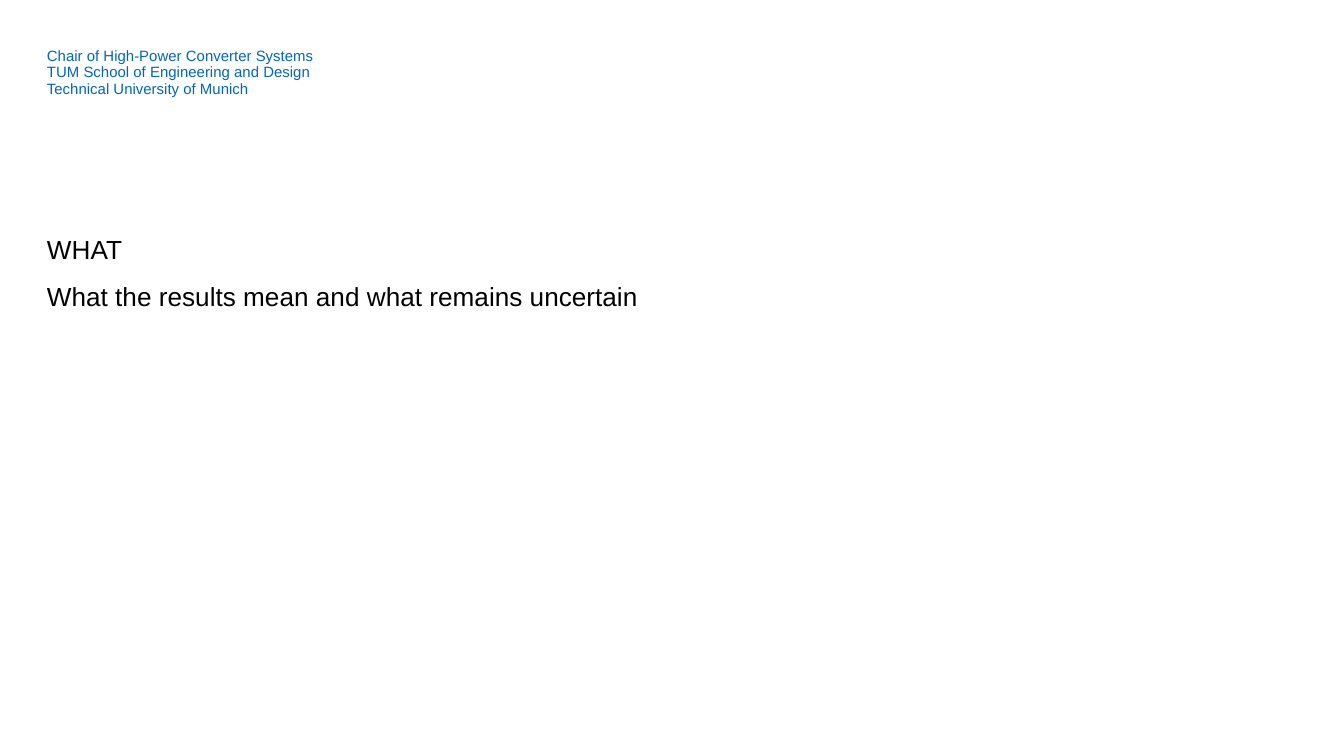
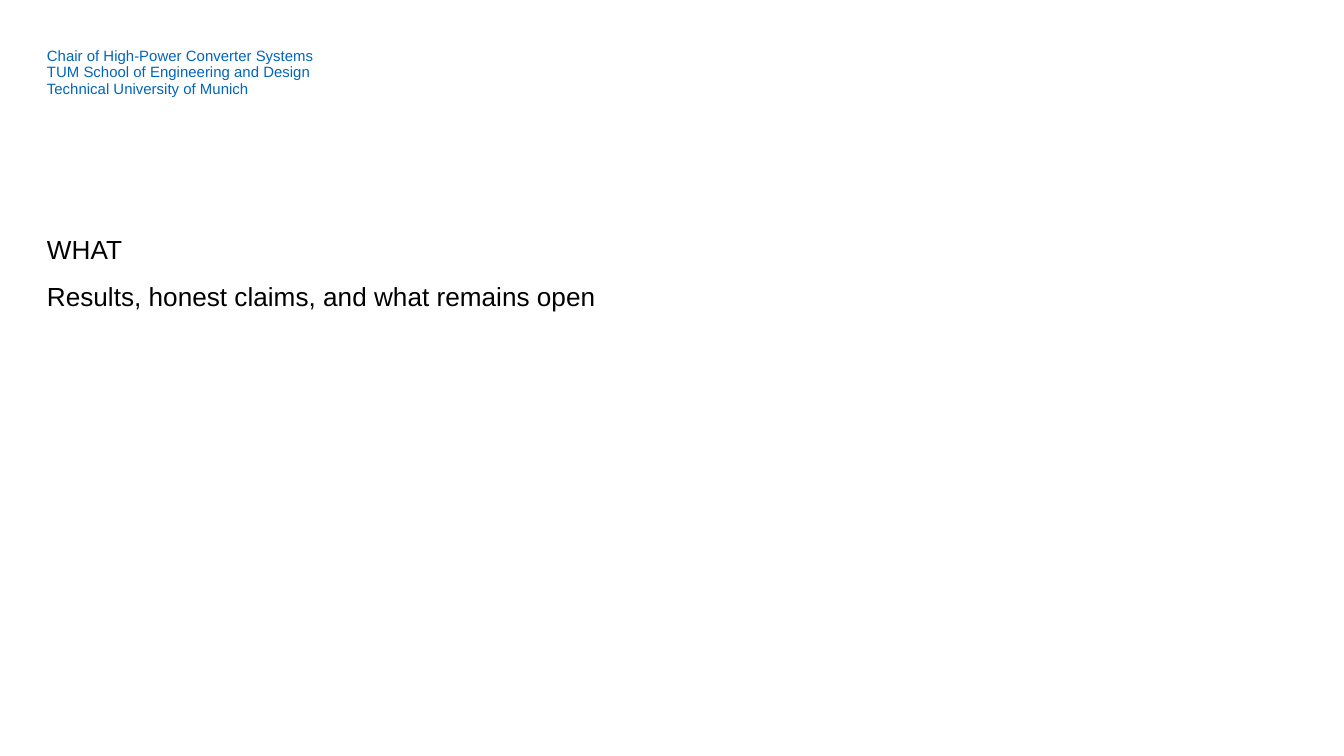
Before and after one commit to soluthan/ebay-anchoring-rl-final, a slide deck: slide 10 of report/ebay_anchoring_rl_presentation.pptx. Drawn at 1344x756 pixels with LibreOffice and Linux fonts; fonts in the diff are those of the drawing; background and template pictures are left out. Boxes give left, top, right and bottom in pixels: in the first picture for what was removed or moved away, otherwise in the second. Text is boxed around its words. In the diff, an @@ line names an element or a change of style, - is before the commit and + after.

```diff
--- a/report/ebay_anchoring_rl_presentation.pptx
+++ b/report/ebay_anchoring_rl_presentation.pptx
@@ text at (x1=47, y1=287, x2=595, y2=312): text changed @@
-What the results mean and what remains uncertain
+Results, honest claims, and what remains open
```
Also in this commit, not shown: 8 other slides changed, 3 slides added, 2 slides removed, 2 other files.
